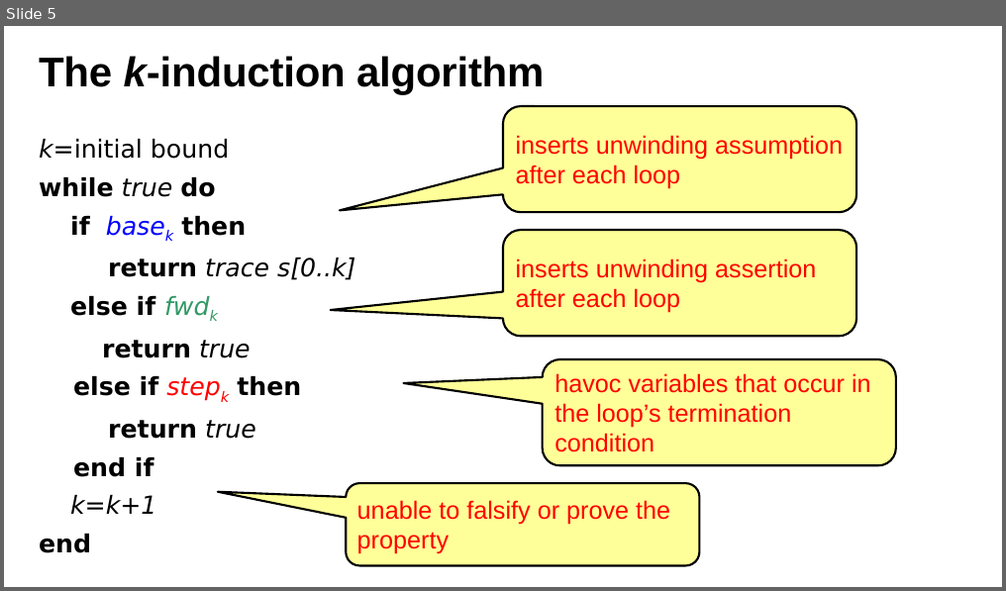
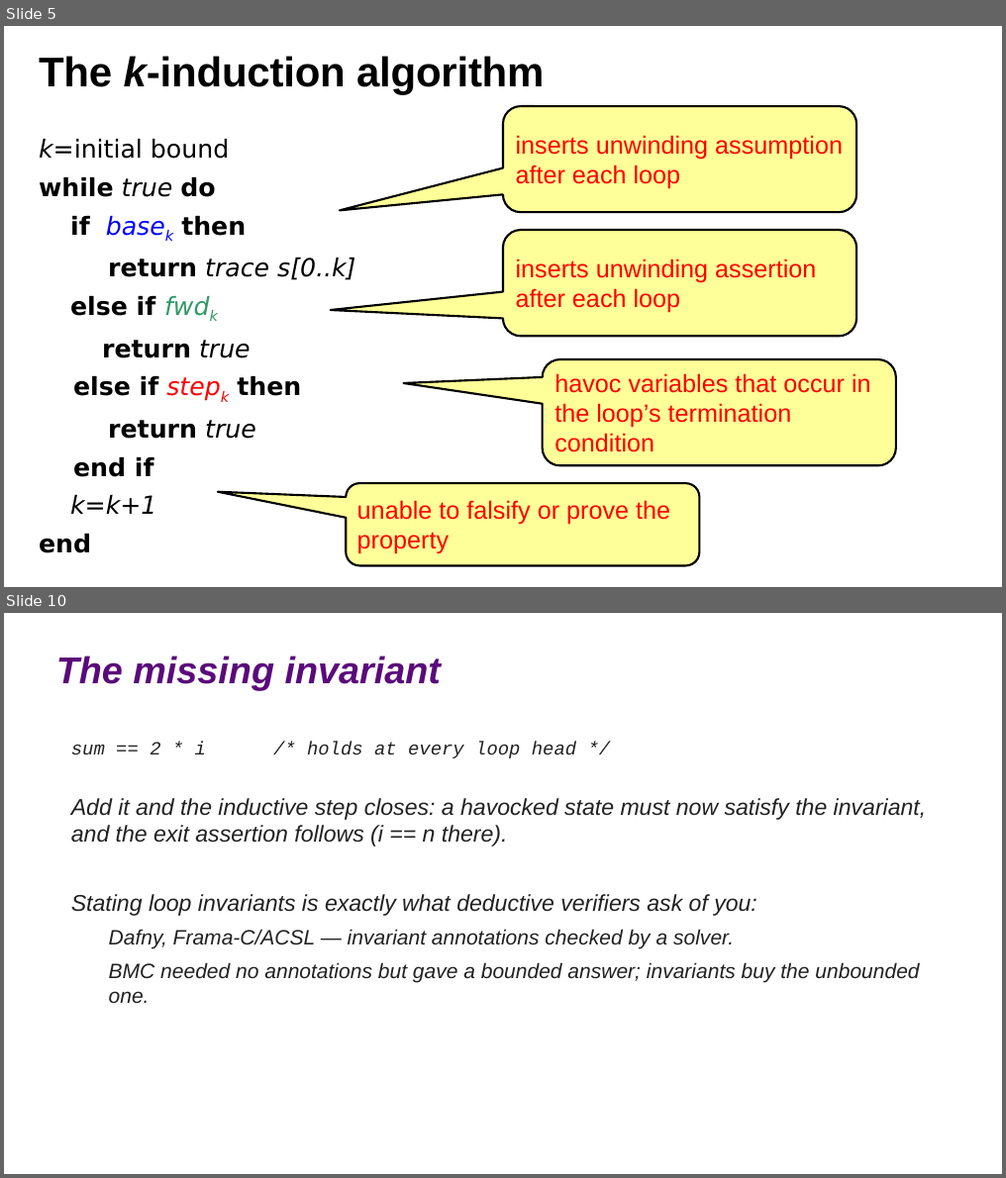
Before and after one commit to lucasccordeiro/unifei, a slide deck: slides/session2/03-k-induction.pptx. Shown one above the other, each under a label of ours: slide 5 before the commit, slides 5 and 10 after it; the slides between them are not shown. The pictures are 1006x591 and 1006x1178 pixels, drawn with LibreOffice and Linux fonts; fonts in the diff are those of the drawing. Boxes give left, top, right and bottom in pixels: in the first picture for what was removed or moved away, otherwise in the second. Text is boxed around its words. In the diff, an @@ line names an element or a change of style, - is before the commit and + after.

```diff
--- a/slides/session2/03-k-induction.pptx
+++ b/slides/session2/03-k-induction.pptx
@@ slide 10 added at [4,613,1002,1174], background #FFFFFF @@
@@ text added at [56,656,441,691], 36 pt, text #5A0A7A, bold, italic @@
+The missing invariant
@@ text added at [71,742,927,1004], 22 pt, text #212121, italic @@
+sum == 2 * i /* holds at every loop head */
+Add it and the inductive step closes: a havocked state must now satisfy the invariant, and the exit assertion follows (i == n there).
+Stating loop invariants is exactly what deductive verifiers ask of you:
+  Dafny, Frama-C/ACSL — invariant annotations checked by a solver.
+  BMC needed no annotations but gave a bounded answer; invariants buy the unbounded one.
```
Also in this commit, not shown: 4 other slides added, 12 other files.
